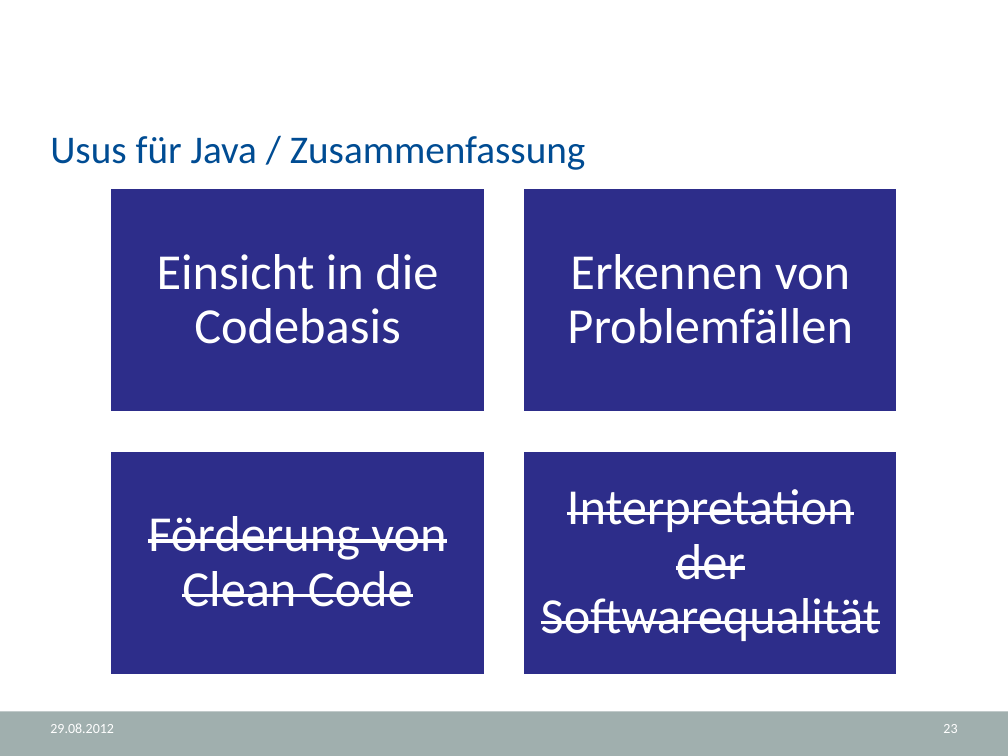
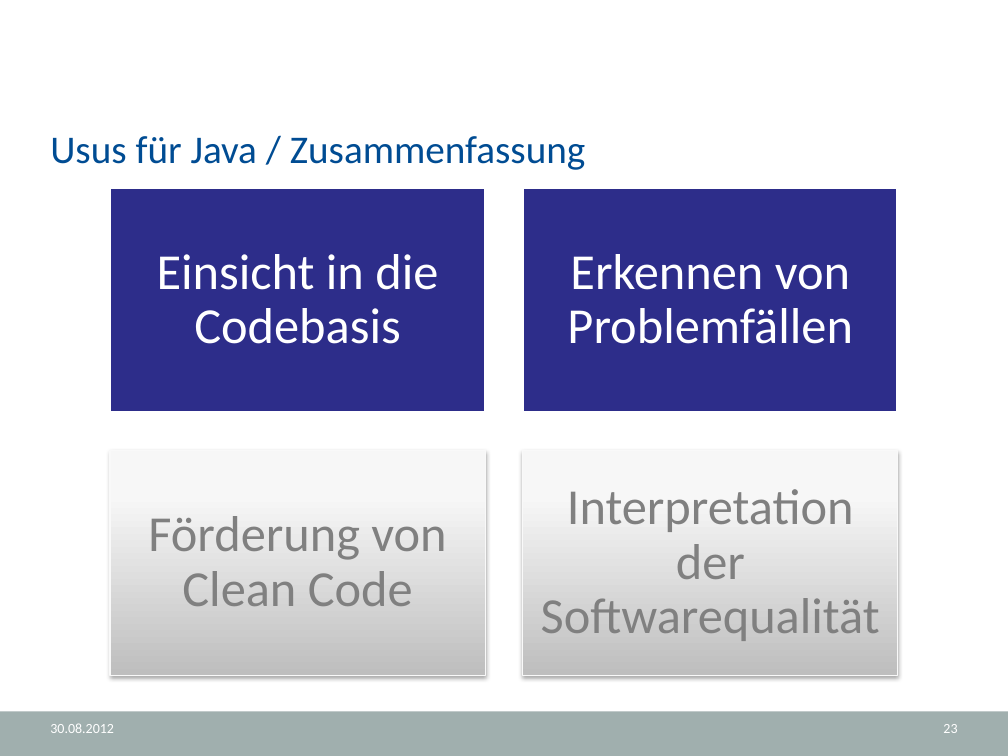
Before and after one commit to halllo/MTSS12, a slide deck: slide 23 of text/Usus.NET.pptx. Drawn at 1008x756 pixels with LibreOffice and Linux fonts; fonts in the diff are those of the drawing; background and template pictures are left out. Boxes give left, top, right and bottom in pixels: in the first picture for what was removed or moved away, otherwise in the second. Text is boxed around its words. In the diff, an @@ line names an element or a change of style, - is before the commit and + after.

```diff
--- a/text/Usus.NET.pptx
+++ b/text/Usus.NET.pptx
@@ text "Förderung von Clean Code" at (x1=148, y1=516, x2=446, y2=606): text colour #FFFFFF to #808080, strikethrough off @@
@@ rectangle at (x1=110, y1=451, x2=485, y2=675): fill #2D2D8A to gradient #BEBEBE to #F7F7F7 to #F8F8F8; outline #FFFFFF 2 pt to #F9F9F9 0.75 pt; shadow on @@
@@ text "Interpretation der Softwarequalität" at (x1=541, y1=489, x2=880, y2=641): text colour #FFFFFF to #808080, strikethrough off @@
@@ rectangle at (x1=523, y1=451, x2=898, y2=675): fill #2D2D8A to gradient #BEBEBE to #F7F7F7 to #F8F8F8; outline #FFFFFF 2 pt to #F9F9F9 0.75 pt; shadow on @@
@@ text at (x1=50, y1=723, x2=114, y2=733): text changed @@
-29.08.2012
+30.08.2012
```
Also in this commit, not shown: 57 other slides changed, 2 other files.
